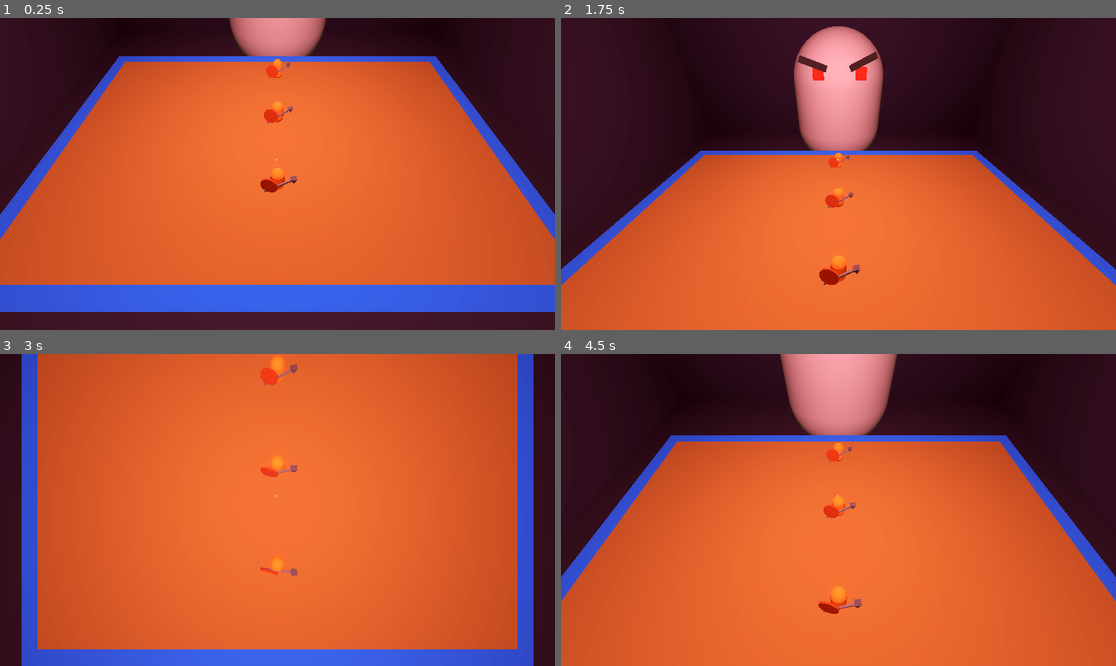
Above: before the commit, frames 1-4 (two rows, left to right).
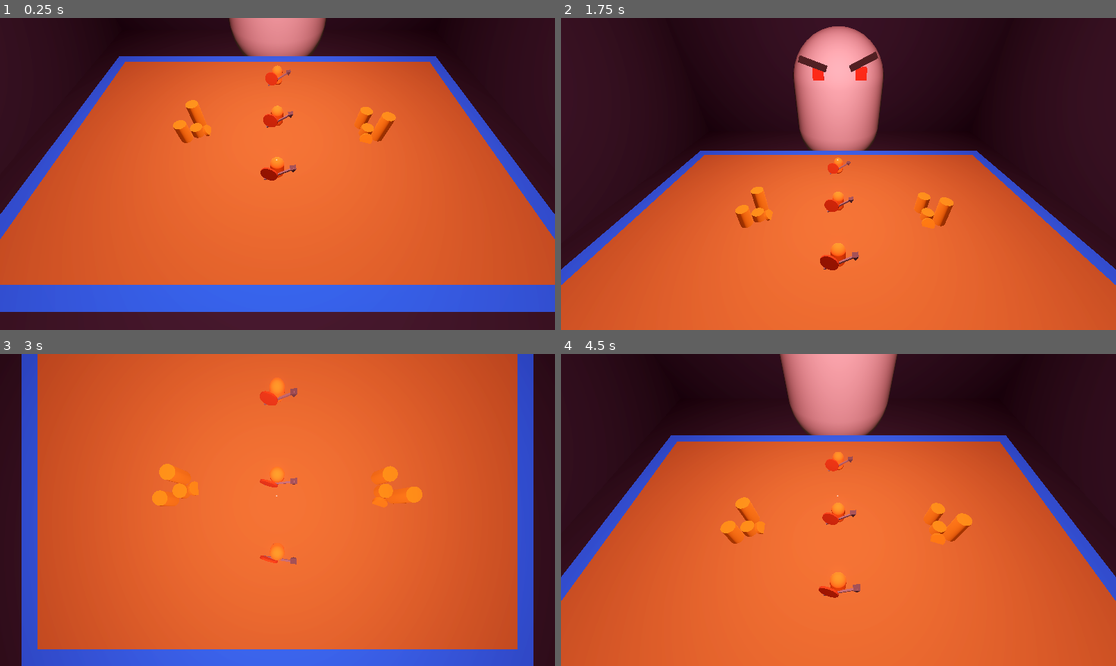
Above: after the commit, the same moments.

Repository: Bryan-Wang-105/card_game
Game: Godot game, scene res://world.tscn
Same seed, same stepped clock (60 frames per second), same inputs: the game is played once before the commit and once after it.
Inputs (mouse positions are in pixels of both pictures, inside the frame that each line leads up to):
- Up to frame 1 (0.25 s): no input
- Up to frame 2 (1.75 s): tap Enter at 0.5 s; move the mouse to (960, 158) at 0.52 s; click (960, 158) at 0.6 s; tap S (s) at 0.8, 1.35 s; tap Space at 1.25 s; move the mouse to (727, 189) at 1.27 s; tap W (w) at 1.55 s
- Up to frame 3 (3 s): move the mouse to (333, 441) at 2.02 s; tap W (w) at 2.1 s; click (333, 441) at 2.3 s; tap Enter at 2.75 s; move the mouse to (249, 572) at 2.77 s; click (249, 572) at 2.85 s
- Up to frame 4 (4.5 s): tap S (s) at 3.05, 4.35 s; move the mouse to (1005, 556) at 3.52 s; right-click (1005, 556) at 3.6 s; tap W (w) at 3.8 s; move the mouse to (672, 463) at 4.27 s

The runs differ from the first frame. In frame 1, 1.7% of the frame differs, in the area x 31-72%, y 13-56%; in frame 2, 1.7%; in frame 3, 1.9%; in frame 4, 2.1%, in the area x 28-75%, y 28-84%.

Commit message:
Working on procedural generation of paths for events. Adding shop mesh/collider and basic branch logic. Will now work on the actual node path generation

Diff:
--- /dev/null
+++ b/3D_art/CombatEvent/CombatEvent.tscn
@@ -0,0 +1,12 @@
+[gd_scene load_steps=3 format=3 uid="uid://8svsqy8tlfqk"]
+
+[ext_resource type="PackedScene" uid="uid://cldihhf06mejh" path="res://3D_art/CombatEvent/CombatMesh.tscn" id="1_ldko5"]
+
+[sub_resource type="BoxShape3D" id="BoxShape3D_8kd0p"]
+size = Vector3(0.213064, 0.178955, 0.130066)
+
+[node name="CombatEvent" type="CollisionShape3D" groups=["battle"]]
+transform = Transform3D(1, 0, 0, 0, 1, 0, 0, 0, 1, -0.00177759, 0.00177638, 0.0151672)
+shape = SubResource("BoxShape3D_8kd0p")
+
+[node name="Soldier" parent="." instance=ExtResource("1_ldko5")]
--- a/3D_art/Soldier.tscn
+++ b/3D_art/CombatEvent/CombatMesh.tscn
@@ -27,6 +27,9 @@
 [sub_resource type="StandardMaterial3D" id="StandardMaterial3D_8qwqh"]
 albedo_color = Color(0.615686, 0.231373, 0, 1)
 
+[sub_resource type="BoxShape3D" id="BoxShape3D_eahwa"]
+size = Vector3(0.213064, 0.178955, 0.130066)
+
 [node name="Soldier" type="MeshInstance3D" groups=["battle"]]
 transform = Transform3D(1, 0, 0, 0, 1, 0, 0, 0, 1, 0, -0.00127538, 0)
 mesh = SubResource("CapsuleMesh_5hl8y")
@@ -47,3 +50,7 @@
 transform = Transform3D(0.95882, -0.282819, 0.0260421, 0.0563369, 0.0995183, -0.99344, 0.278372, 0.953997, 0.111353, -0.0454569, 0, 0.0436241)
 mesh = SubResource("CylinderMesh_2malg")
 surface_material_override/0 = SubResource("StandardMaterial3D_8qwqh")
+
+[node name="CollisionShape3D" type="CollisionShape3D" parent="."]
+transform = Transform3D(1, 0, 0, 0, 1, 0, 0, 0, 1, -0.00177759, 0.00177638, 0.0151672)
+shape = SubResource("BoxShape3D_eahwa")
--- /dev/null
+++ b/3D_art/ShopEvent/ShopEvent.tscn
@@ -0,0 +1,13 @@
+[gd_scene load_steps=3 format=3 uid="uid://evrr3eu16wif"]
+
+[ext_resource type="PackedScene" uid="uid://de5tugve56jad" path="res://3D_art/ShopEvent/ShopMesh.tscn" id="1_pjytp"]
+
+[sub_resource type="BoxShape3D" id="BoxShape3D_q1kny"]
+size = Vector3(0.219678, 0.22762, 0.169492)
+
+[node name="ShopEvent" type="CollisionShape3D" groups=["shop"]]
+transform = Transform3D(1, 0, 0, 0, 1, 0, 0, 0, 1, -0.00490722, 0.117126, -0.0221092)
+shape = SubResource("BoxShape3D_q1kny")
+
+[node name="ShopMesh" parent="." instance=ExtResource("1_pjytp")]
+transform = Transform3D(1, 0, 0, 0, -1, 8.74228e-08, 0, -8.74228e-08, -1, 0, -0.0730807, 0.00674796)
--- /dev/null
+++ b/3D_art/ShopEvent/ShopMesh.tscn
@@ -0,0 +1,47 @@
+[gd_scene load_steps=6 format=3 uid="uid://de5tugve56jad"]
+
+[sub_resource type="CylinderMesh" id="CylinderMesh_yu101"]
+top_radius = 0.04
+bottom_radius = 0.04
+height = 0.08
+
+[sub_resource type="StandardMaterial3D" id="StandardMaterial3D_ncj8d"]
+albedo_color = Color(0.72549, 0.494118, 0, 1)
+
+[sub_resource type="CylinderMesh" id="CylinderMesh_v1qr4"]
+top_radius = 0.04
+bottom_radius = 0.04
+height = 0.15
+
+[sub_resource type="CylinderMesh" id="CylinderMesh_c30nf"]
+top_radius = 0.04
+bottom_radius = 0.04
+height = 0.2
+
+[sub_resource type="CylinderMesh" id="CylinderMesh_remvs"]
+top_radius = 0.04
+bottom_radius = 0.04
+height = 0.02
+
+[node name="ShopMesh" type="MeshInstance3D"]
+transform = Transform3D(1, 0, 0, 0, -1, 8.74228e-08, 0, -8.74228e-08, -1, 0, 0.0458106, 0)
+mesh = SubResource("CylinderMesh_yu101")
+surface_material_override/0 = SubResource("StandardMaterial3D_ncj8d")
+
+[node name="CollisionShape3D2" type="MeshInstance3D" parent="."]
+transform = Transform3D(1, 0, 0, 0, -0.999999, 8.74227e-08, 0, -8.74227e-08, -0.999999, -0.0726944, -0.0345594, 0.0404476)
+mesh = SubResource("CylinderMesh_v1qr4")
+skeleton = NodePath("")
+surface_material_override/0 = SubResource("StandardMaterial3D_ncj8d")
+
+[node name="CollisionShape3D3" type="MeshInstance3D" parent="."]
+transform = Transform3D(1, 0, 0, 0, -0.999999, 8.74227e-08, 0, -8.74227e-08, -0.999999, 0.070285, -0.0622836, 0.0404476)
+mesh = SubResource("CylinderMesh_c30nf")
+skeleton = NodePath("")
+surface_material_override/0 = SubResource("StandardMaterial3D_ncj8d")
+
+[node name="CollisionShape3D4" type="MeshInstance3D" parent="."]
+transform = Transform3D(0.757843, -0.458597, -0.464071, -0.192514, 0.522439, -0.830659, 0.623387, 0.71885, 0.30764, 0.0434417, 0.00816816, -0.0466504)
+mesh = SubResource("CylinderMesh_remvs")
+skeleton = NodePath("")
+surface_material_override/0 = SubResource("StandardMaterial3D_ncj8d")
--- a/ManagerScripts/BattleManager.gd
+++ b/ManagerScripts/BattleManager.gd
@@ -69,6 +69,11 @@
 	var enemyRow = battlefield.enemyRow
 	var playerRow = battlefield.playerRow
 	var index = 0
+	battlefield.toggle_end_turn()
+	print("ENEMY ATTACKING")
+	print("Waiting 1.5 seconds...")
+	await get_tree().create_timer(1.5).timeout
+	print("1.5 seconds passed")
 
 	print("ENEMY")
 	print(enemyRow)
--- a/ManagerScripts/EnemyManager.gd
+++ b/ManagerScripts/EnemyManager.gd
@@ -26,7 +26,7 @@
 	curr_enemy_deck = []
 	print(card_list)
 	if room_manager.level == 1:
-		var lvl1_deck_size = 2
+		var lvl1_deck_size = 6
 		for i in range(lvl1_deck_size):
 			var enemy_card_to_add = card_list[randi_range(0, len(card_list)-1)]
 			curr_enemy_deck.append(load(enemy_card_to_add).new())
--- a/ManagerScripts/PlayerManager.gd
+++ b/ManagerScripts/PlayerManager.gd
@@ -5,9 +5,9 @@
 @onready var hand: Node3D = $"../CamNode/Head/Camera3D/Root/Hand"
 @onready var battle_manager: Node = $"../BattleManager"
 
-@export var actions_left = 5
+@export var actions_left = 6
 @export var hand_count = 0
-@export var actions_left_base = 5
+@export var actions_left_base = 6
 @export var health = 10
 @export var health_base = 10
 @export var player_turn = true
@@ -34,6 +34,8 @@
 
 		hand.add_x_cards(1)
 		hand.fan_cards()
+	else:
+		print("OUT OF CARDS")
 
 func update_hand_count():
 	gui.update_hand_count()
--- a/ManagerScripts/RoomManager.gd
+++ b/ManagerScripts/RoomManager.gd
@@ -30,10 +30,15 @@
 		print("No real event clicked")
 	elif num in map.get_available_nodes():
 		var event_collider = map.get_child(num)
+		print("EVENT COLLIDER IS")
+		print(event_collider)
 
-		if "battle" in event_collider.get_child(0).get_groups():
+		if "battle" in event_collider.get_groups():
 			map.clear_map()
 			call_battle_manager_start()
+		if "shop" in event_collider.get_groups():
+			map.clear_map()
+			print("SHOP TIME")
 
 	else:
 		print("NOT AVAILABLE YET")
--- a/map.gd
+++ b/map.gd
@@ -12,6 +12,8 @@
 	pass
 
 func get_available_nodes():
+	print("AVAILABLE NODES")
+	print(available_nodes)
 	return available_nodes
 
 func clear_map():
--- a/map.tscn
+++ b/map.tscn
@@ -1,7 +1,8 @@
 [gd_scene load_steps=7 format=3 uid="uid://bd7vo3klebdfh"]
 
 [ext_resource type="Script" path="res://map.gd" id="1_lus7j"]
-[ext_resource type="PackedScene" uid="uid://cldihhf06mejh" path="res://3D_art/Soldier.tscn" id="2_dtdyg"]
+[ext_resource type="PackedScene" uid="uid://8svsqy8tlfqk" path="res://3D_art/CombatEvent/CombatEvent.tscn" id="2_lyc5i"]
+[ext_resource type="PackedScene" uid="uid://evrr3eu16wif" path="res://3D_art/ShopEvent/ShopEvent.tscn" id="3_atvfp"]
 
 [sub_resource type="ConcavePolygonShape3D" id="ConcavePolygonShape3D_w7hrv"]
 data = PackedVector3Array(-1.4, 0.025, 0.9, 1.4, 0.025, 0.9, -1.4, -0.025, 0.9, 1.4, 0.025, 0.9, 1.4, -0.025, 0.9, -1.4 …(572 unchanged characters)…
@@ -11,9 +12,6 @@
 
 [sub_resource type="StandardMaterial3D" id="StandardMaterial3D_7qnal"]
 albedo_color = Color(0.513726, 0.372549, 0.14902, 1)
-
-[sub_resource type="BoxShape3D" id="BoxShape3D_4a8fr"]
-size = Vector3(0.207558, 0.165771, 0.123322)
 
 [node name="Map" type="StaticBody3D" groups=["map"]]
 collision_layer = 3
@@ -27,25 +25,17 @@
 skeleton = NodePath("")
 surface_material_override/0 = SubResource("StandardMaterial3D_7qnal")
 
-[node name="event1Collider" type="CollisionShape3D" parent="."]
-transform = Transform3D(1, 0, 0, 0, 0.994681, 0.103001, 0, -0.103001, 0.994681, -0.00182724, 0.0960027, 0.382201)
-shape = SubResource("BoxShape3D_4a8fr")
+[node name="CombatEvent" parent="." instance=ExtResource("2_lyc5i")]
+transform = Transform3D(1, 0, 0, 0, 1, 0, 0, 0, 1, -0.00177759, 0.101623, 0.3138)
 
-[node name="Soldier" parent="event1Collider" instance=ExtResource("2_dtdyg")]
-transform = Transform3D(1, 0, 0, 0, 1, 0, 0, 0, 1, 0.00182724, -0.00976546, -0.00169373)
+[node name="CombatEvent2" parent="." instance=ExtResource("2_lyc5i")]
+transform = Transform3D(1, 0, 0, 0, 1, 0, 0, 0, 1, -0.00177759, 0.10821, -0.0996839)
 
-[node name="event2Collider" type="CollisionShape3D" parent="."]
-transform = Transform3D(1, 0, 0, 0, 0.995144, 0.098434, 0, -0.098434, 0.995144, -0.00182724, 0.0960027, -0.161773)
-shape = SubResource("BoxShape3D_4a8fr")
+[node name="CombatEvent3" parent="." instance=ExtResource("2_lyc5i")]
+transform = Transform3D(1, 0, 0, 0, 1, 0, 0, 0, 1, -0.00177759, 0.11035, -0.558691)
 
-[node name="Soldier2" parent="event2Collider" instance=ExtResource("2_dtdyg")]
-transform = Transform3D(1, 0, 0, 0, 1, 0, 0, 0, 1, 0.00182724, -0.00976546, -0.00246364)
-skeleton = NodePath("")
+[node name="ShopEvent" parent="." instance=ExtResource("3_atvfp")]
+transform = Transform3D(0.468007, 0, 0.883725, 0, 1, 0, -0.883725, 0, 0.468007, -0.548445, 0.117126, -0.0221092)
 
-[node name="event3Collider" type="CollisionShape3D" parent="."]
-transform = Transform3D(1, 0, 0, 0, 0.996195, 0.0871557, 0, -0.0871557, 0.996195, -0.00182724, 0.0960027, -0.67729)
-shape = SubResource("BoxShape3D_4a8fr")
-
-[node name="Soldier" parent="event3Collider" instance=ExtResource("2_dtdyg")]
-transform = Transform3D(1, 0, 0, 0, 1, 0, 0, 0, 1, 0.00182724, -0.00976546, -0.0140297)
-skeleton = NodePath("")
+[node name="ShopEvent2" parent="." instance=ExtResource("3_atvfp")]
+transform = Transform3D(0.626087, 0, -0.779753, 0, 1, 0, 0.779753, 0, 0.626087, 0.605931, 0.117126, -0.0221092)
--- /dev/null
+++ b/soldierEvent.tscn
@@ -0,0 +1,14 @@
+[gd_scene load_steps=3 format=3 uid="uid://bf4yee7imj4a8"]
+
+[ext_resource type="PackedScene" uid="uid://cldihhf06mejh" path="res://3D_art/CombatEvent/CombatMesh.tscn" id="1_pliy1"]
+
+[sub_resource type="BoxShape3D" id="BoxShape3D_sp7xw"]
+size = Vector3(0.213064, 0.178955, 0.130066)
+
+[node name="Soldier" type="StaticBody3D"]
+
+[node name="Soldier" parent="." instance=ExtResource("1_pliy1")]
+
+[node name="CollisionShape3D" type="CollisionShape3D" parent="."]
+transform = Transform3D(1, 0, 0, 0, 1, 0, 0, 0, 1, -0.00177759, 0.00177638, 0.0151672)
+shape = SubResource("BoxShape3D_sp7xw")
Not shown: 1 places in 3D_art/CombatEvent/CombatMesh.tscn that only renumber resources
Not shown, changed: readMe.txt
